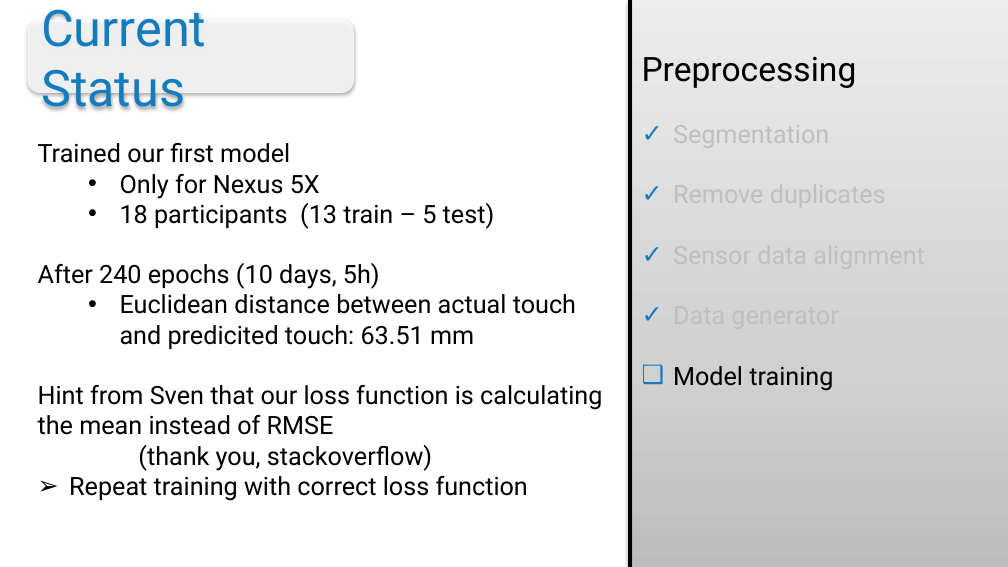
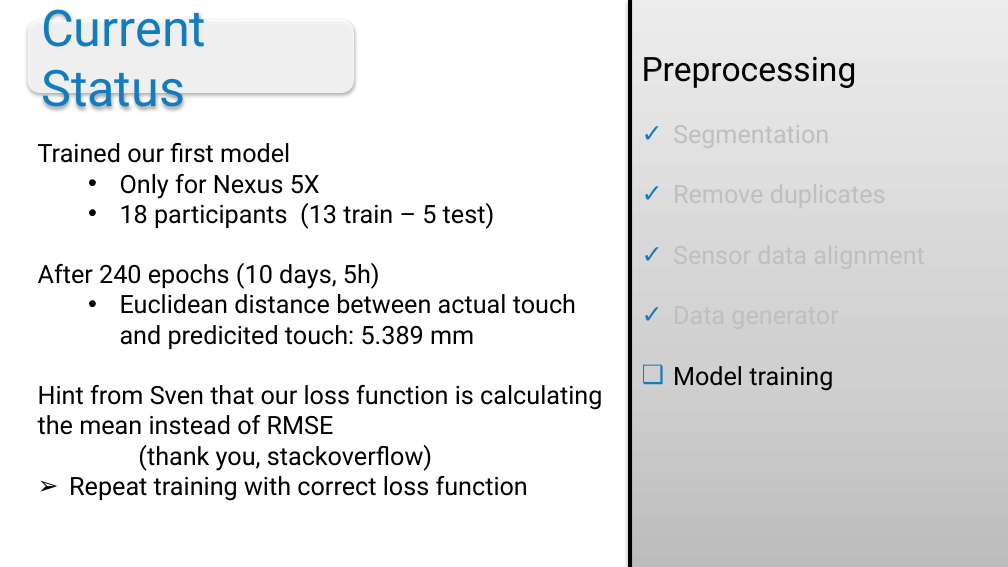
Before and after one commit to Stunkymonkey/fapra-imu, a slide deck: slide 4 of presentations/intermediate/intermediate3/Presentation_Buehler_Steuerlein.pptx. Drawn at 1008x567 pixels with LibreOffice and Linux fonts; fonts in the diff are those of the drawing; background and template pictures are left out. Boxes give left, top, right and bottom in pixels: in the first picture for what was removed or moved away, otherwise in the second. Text is boxed around its words. In the diff, an @@ line names an element or a change of style, - is before the commit and + after.

Commit message:
[presentation] fixed one small big mistake in intermediate presentation

```diff
--- a/presentations/intermediate/intermediate3/Presentation_Buehler_Steuerlein.pptx
+++ b/presentations/intermediate/intermediate3/Presentation_Buehler_Steuerlein.pptx
@@ text at (x1=120, y1=294, x2=576, y2=349): text changed @@
-  • Euclidean distance between actual touch and predicited touch: 63.51 mm
+  • Euclidean distance between actual touch and predicited touch: 5.389 mm
```
Also in this commit, not shown: 1 other file.
